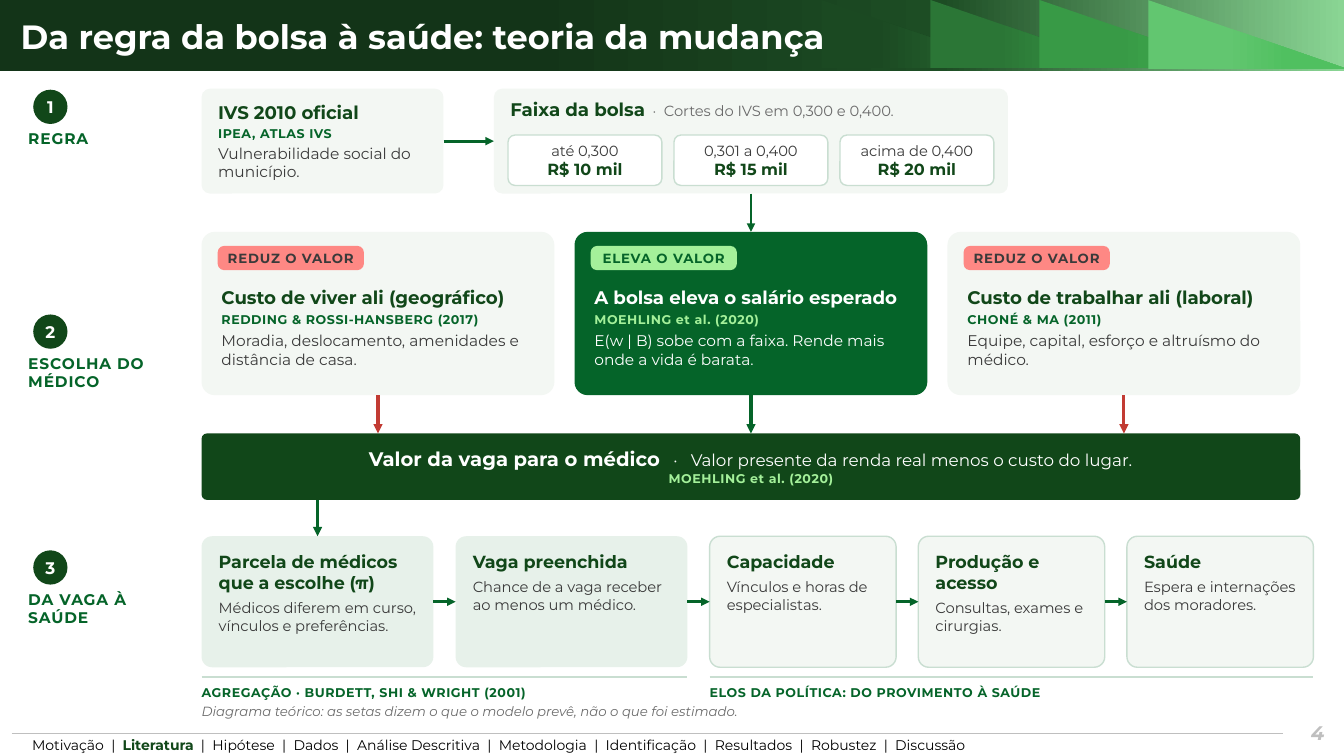
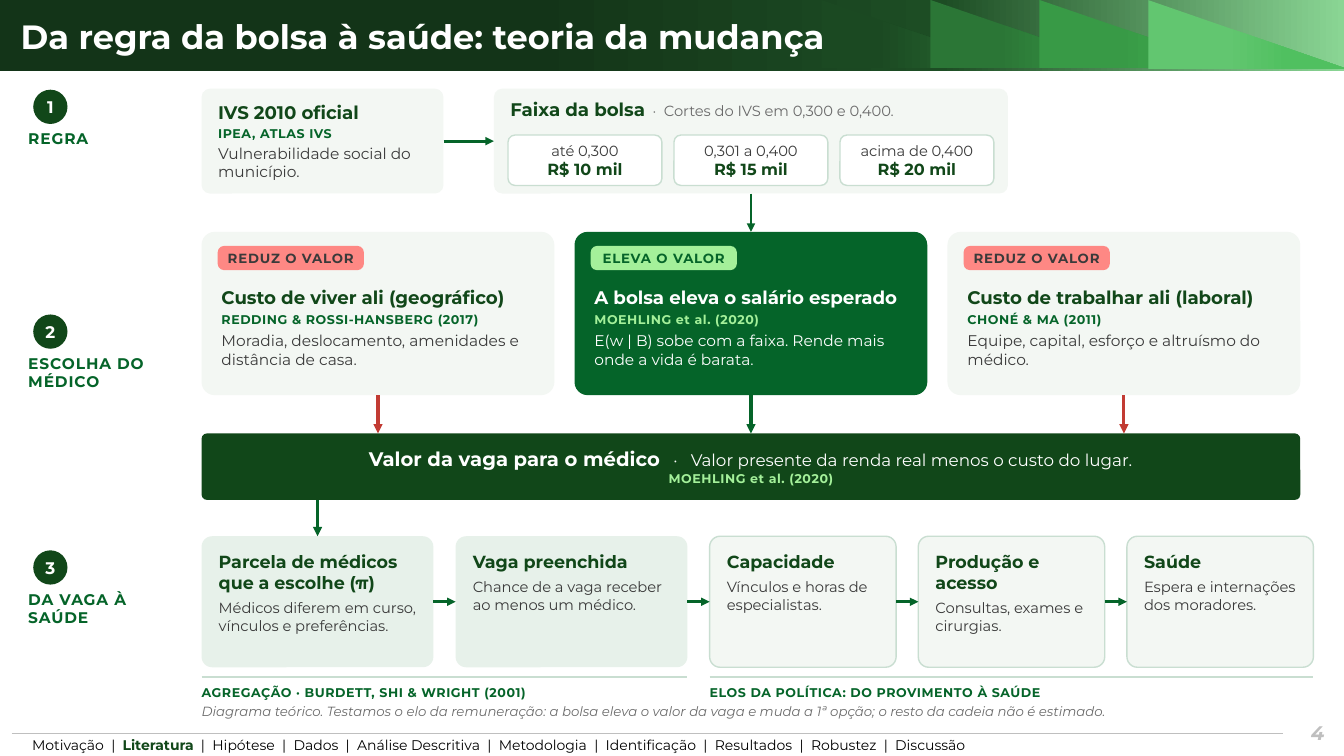
Before and after one commit to ka1victor/impact-eval-health-econ-pmme, a slide deck: slide 4 of output/apresentacao_banca_final/deck_banca_final.pptx. Drawn at 1344x756 pixels with LibreOffice and Linux fonts; fonts in the diff are those of the drawing; background and template pictures are left out. Boxes give left, top, right and bottom in pixels: in the first picture for what was removed or moved away, otherwise in the second. Text is boxed around its words. In the diff, an @@ line names an element or a change of style, - is before the commit and + after.

```diff
--- a/output/apresentacao_banca_final/deck_banca_final.pptx
+++ b/output/apresentacao_banca_final/deck_banca_final.pptx
@@ text at (202,706,1105,719): text changed @@
-Diagrama teórico: as setas dizem o que o modelo prevê, não o que foi estimado.
+Diagrama teórico. Testamos o elo da remuneração: a bolsa eleva o valor da vaga e muda a 1ª opção; o resto da cadeia não é estimado.
```
Also in this commit, not shown: 4 other slides changed, 8 other files.
